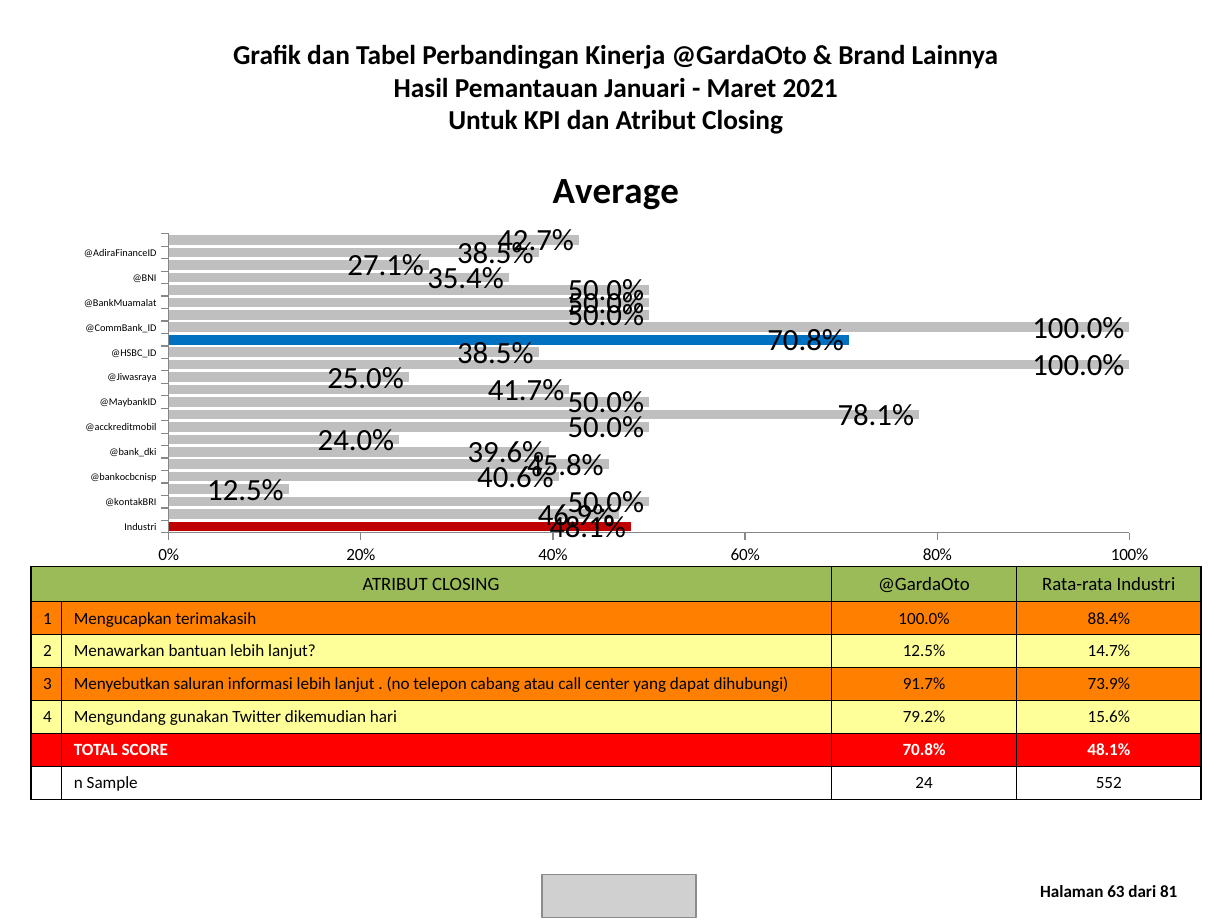
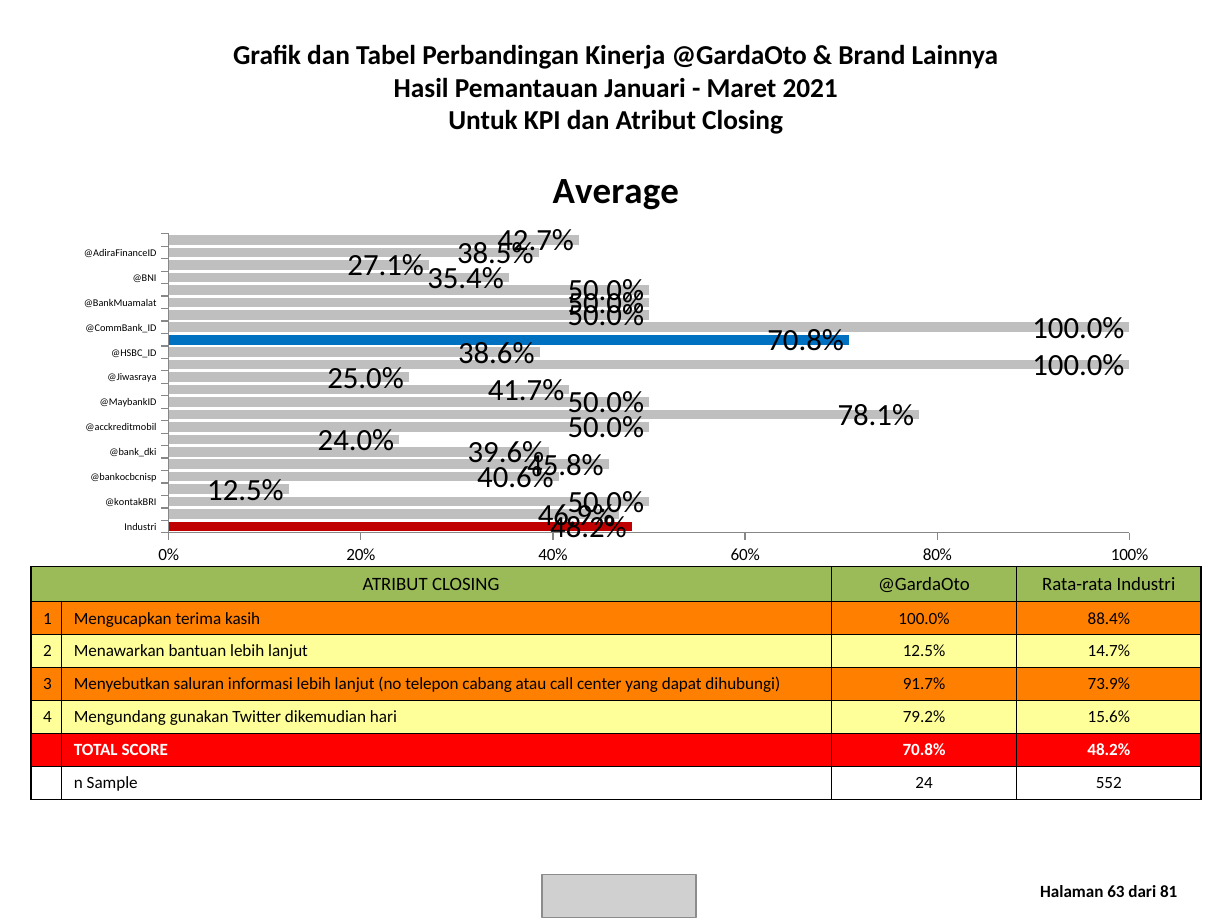
Before and after one commit to datateamFrontier/sei_automation, a slide deck: slide 64 of laporan/Laporan twitter @GardaOto 2021.pptx. Drawn at 1232x924 pixels with LibreOffice and Linux fonts; fonts in the diff are those of the drawing; grey boxes stand for pictures. Boxes give left, top, right and bottom in pixels: in the first picture for what was removed or moved away, otherwise in the second. Text is boxed around its words. In the diff, an @@ line names an element or a change of style, - is before the commit and + after.

```diff
--- a/laporan/Laporan twitter @GardaOto 2021.pptx
+++ b/laporan/Laporan twitter @GardaOto 2021.pptx
@@ bar chart at [62, 142, 1170, 573] @@
@@ Average, @HSBC_ID: 38 to 39 @@
@@ data labels of Average added @@
@@ table at [31, 567, 1201, 795] @@
-row 2, column 2: Mengucapkan terimakasih
+row 2, column 2: Mengucapkan terima kasih
-row 3, column 2: Menawarkan bantuan lebih lanjut?
+row 3, column 2: Menawarkan bantuan lebih lanjut
-row 4, column 2: Menyebutkan saluran informasi lebih lanjut . (no telepon cabang atau call center yang dapat dihubungi)
+row 4, column 2: Menyebutkan saluran informasi lebih lanjut (no telepon cabang atau call center yang dapat dihubungi)
-row 6, column 4: 48.1%
+row 6, column 4: 48.2%
```
Also in this commit, not shown: 37 other slides changed, 44 other files.
